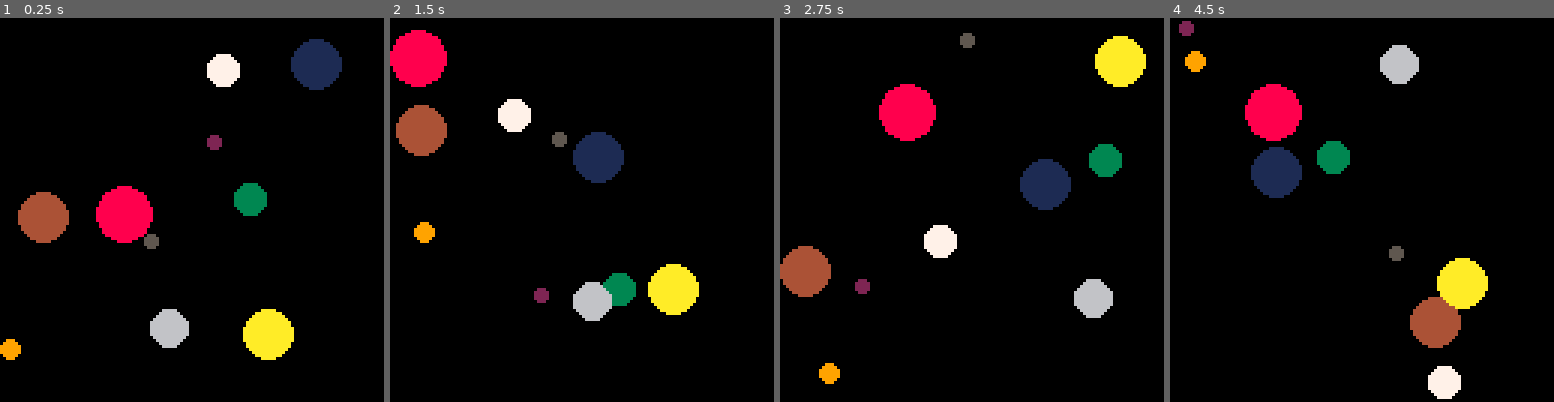
Above: before the commit, frames 1-4 (left to right).
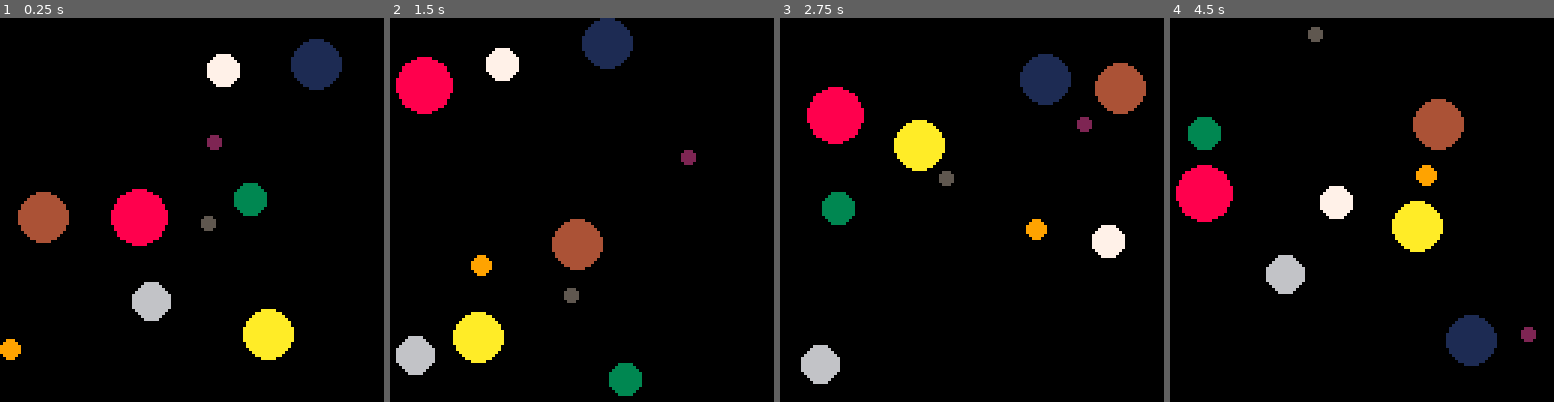
Above: after the commit, the same moments.

Repository: quinnvoker/qphys
Game: PICO-8 cartridge qphys.p8
Two runs of this game, one before a commit and one after it. Both use one fixed random seed, a clock stepped at 60 frames per second and the inputs below.
Inputs:
- Up to frame 1 (0.25 s): no input
- Up to frame 2 (1.5 s): no input
- Up to frame 3 (2.75 s): no input
- Up to frame 4 (4.5 s): no input

The runs differ from the first frame. In frame 1, 2.8% of the frame differs, in the area x 25-57%, y 43-86%; in frame 2, 15%; in frame 3, 15%; in frame 4, 16%, in the area x 1-96%, y 0-100%.

Commit message:
Fix mass function use

Diff:
--- a/ball.lua
+++ b/ball.lua
@@ -6,8 +6,8 @@
 	rad = 1,
 	col = 7,
 
-  mass = function()
-    return rad
+  mass = function(self)
+    return self.rad
   end,
 
 	draw = function(self)
--- a/main.lua
+++ b/main.lua
@@ -46,8 +46,8 @@
  			s_xpoint = source.pos - source.vel * rewind
  			t_xpoint = target.pos - target.vel * rewind
  		until rewind > 1 or (s_xpoint - t_xpoint):mag() >= source.rad + target.rad
-    local s_newvel = collision_vel(s_xpoint, source.vel, t_xpoint, target.vel, source.mass(), target.mass())
- 		local t_newvel = collision_vel(t_xpoint, target.vel, s_xpoint, source.vel, target.mass(), source.mass())
+    local s_newvel = collision_vel(s_xpoint, source.vel, t_xpoint, target.vel, source:mass(), target:mass())
+ 		local t_newvel = collision_vel(t_xpoint, target.vel, s_xpoint, source.vel, target:mass(), source:mass())
  		source.pos = s_xpoint + source.vel * rewind
  		target.pos = t_xpoint + target.vel * rewind
     source.vel = s_newvel
--- a/qphys.p8
+++ b/qphys.p8
@@ -63,8 +63,8 @@
 	rad = 1,
 	col = 7,
 
-  mass = function()
-    return rad
+  mass = function(self)
+    return self.rad
   end,
 
 	draw = function(self)
@@ -165,8 +165,8 @@
  			s_xpoint = source.pos - source.vel * rewind
  			t_xpoint = target.pos - target.vel * rewind
  		until rewind > 1 or (s_xpoint - t_xpoint):mag() >= source.rad + target.rad
-    local s_newvel = collision_vel(s_xpoint, source.vel, t_xpoint, target.vel, source.mass(), target.mass())
- 		local t_newvel = collision_vel(t_xpoint, target.vel, s_xpoint, source.vel, target.mass(), source.mass())
+    local s_newvel = collision_vel(s_xpoint, source.vel, t_xpoint, target.vel, source:mass(), target:mass())
+ 		local t_newvel = collision_vel(t_xpoint, target.vel, s_xpoint, source.vel, target:mass(), source:mass())
  		source.pos = s_xpoint + source.vel * rewind
  		target.pos = t_xpoint + target.vel * rewind
     source.vel = s_newvel
